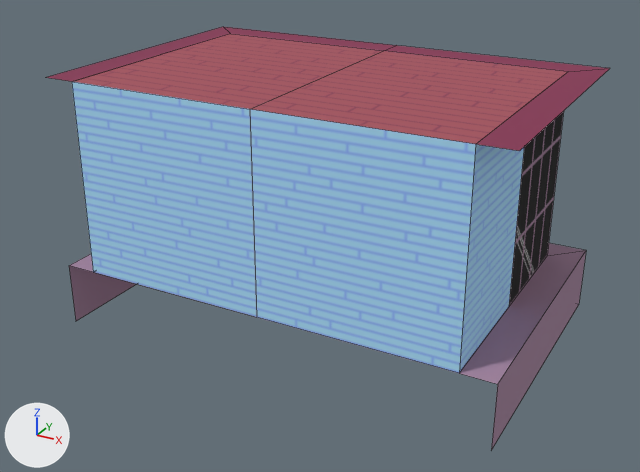
What one commit did to the OBJ model res/models/signal_box.obj.
Camera for both pictures: a 50 mm camera at (6.06, -11.17, 6.05) aimed at (0.0, -0.16, 0.54). The axes (+X, +Y, +Z) are drawn at lower left. The lights are the same throughout. Mesh edges are drawn as thin lines. Where no turn or scale is listed for an object, it has been applied to the vertices. Vertices at the same position are counted once.
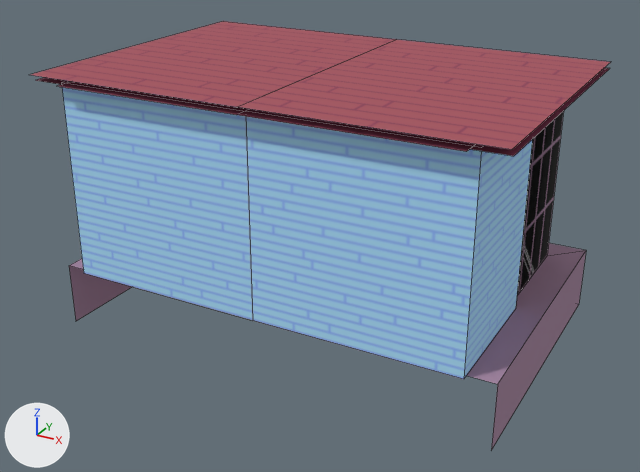
Edits to the scene script, one JSON object a line:
```json
{"block": "me_cube", "where": "# used by ob_cube; location = (0.0, 0.0, 0.0)"}
{"op": "remove", "block": "me_cube", "code": "me_cube.from_pydata(...)  # 31 vertices, 24 faces; spans x -3.5..3.5, y -2.0..2.5, z -1.0..3.0"}
{"op": "add", "block": "me_cube", "code": "me_cube.from_pydata(...)  # 52 vertices, 34 faces; spans x -3.5..3.5, y -2.3..2.5, z -1.0..3.1"}
{"block": "me_cube", "change": "me_cube part 1"}
{"block": "me_cube", "change": "2 vertices are removed from x -3.5..3.5, y -2.0, z 3.0"}
{"block": "me_cube", "change": "2 faces are deleted"}
{"block": "me_cube", "change": "18 vertices are added at x -3.5..3.5, y -2.3..2.5, z 0.0..3.1"}
{"block": "me_cube", "change": "5 new vertices lie (0.0, 0.0, 3.0) away from vertices in x -3.1..3.1, y -2.1..0.0, z 0.0"}
{"block": "me_cube", "change": "12 new faces join them"}
```

Boxes (x1, y1, x2, y2) around the edits, measured in the pictures (640 x 472 px):
```json
{"object": "Cube", "change": "reshaped", "before": [46, 27, 610, 450], "after": [30, 21, 610, 450]}
{"part": 1, "of": "me_cube", "change": "built on", "before": [46, 27, 610, 151], "after": [30, 21, 610, 379]}
```
